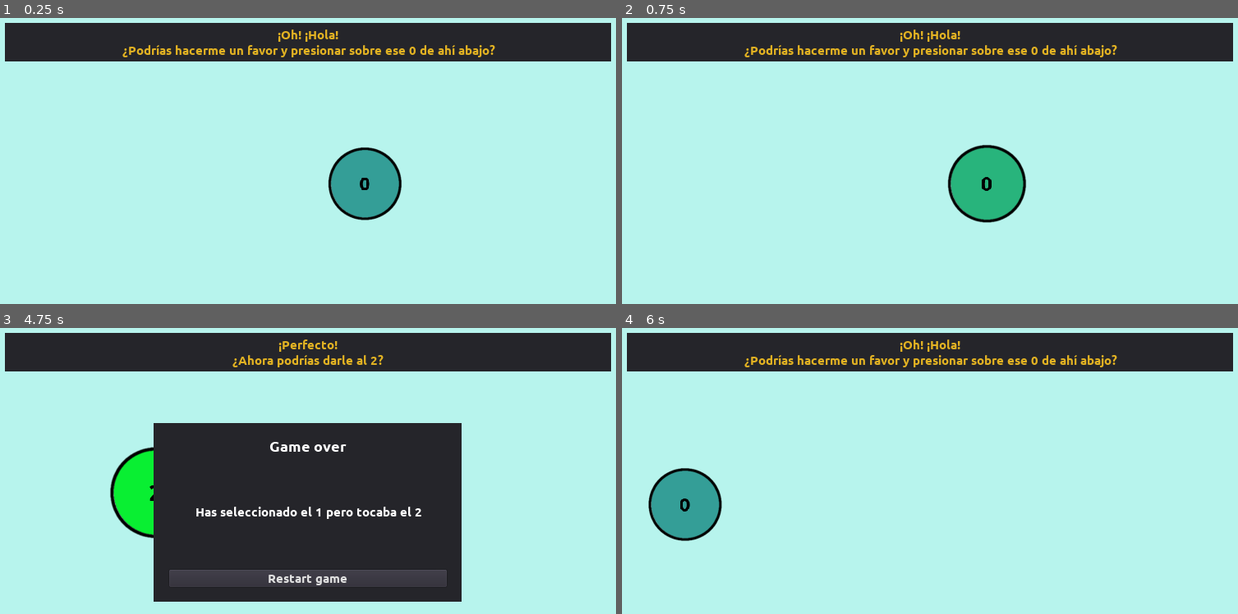
Above: before the commit, frames 1-4 (two rows, left to right).
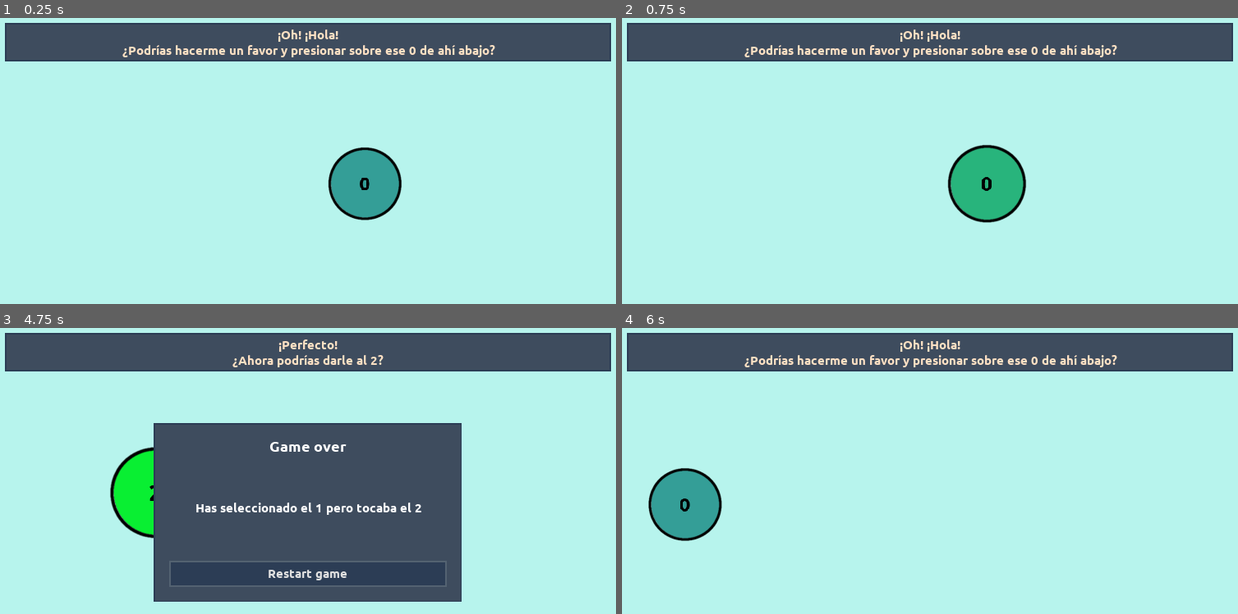
Above: after the commit, the same moments.

Repository: moisesjbc/contando-hasta-100
Game: Godot game, scene res://gameplay/main/main.tscn
Same seed, same stepped clock (60 frames per second), same inputs: the game is played once before the commit and once after it.
Inputs (mouse positions are in pixels of both pictures, inside the frame that each line leads up to):
- Up to frame 1 (0.25 s): no input
- Up to frame 2 (0.75 s): tap Enter at 0.5 s; move the mouse to (985, 183) at 0.52 s; click (985, 183) at 0.67 s
- Up to frame 3 (4.75 s): move the mouse to (178, 531) at 1.27 s; click (178, 531) at 1.42 s; tap Space at 2 s; move the mouse to (375, 430) at 2.02 s; click (375, 430) at 2.17 s; move the mouse to (277, 585) at 2.77 s; click (277, 585) at 2.92 s; tap Enter at 3.5 s; move the mouse to (166, 559) at 3.52 s; click (166, 559) at 3.67 s; move the mouse to (154, 493) at 4.27 s; click (154, 493) at 4.42 s
- Up to frame 4 (6 s): click "Restart game" at 5 s; tap Space at 5.75 s; move the mouse to (960, 511) at 5.77 s; click (960, 511) at 5.92 s

The runs differ from the first frame. In frame 1, 13% of the frame differs, in the area x 0-100%, y 1-16%; in frame 2, 13%; in frame 3, 42%, in the area x 0-100%, y 1-96%; in frame 4, 13%.

Commit message:
Add styles for panels and button

Diff:
--- a/godot-project/gameplay/gui/game_over_screen/game_over_screen.tscn
+++ b/godot-project/gameplay/gui/game_over_screen/game_over_screen.tscn
@@ -1,8 +1,16 @@
-[gd_scene load_steps=7 format=2]
+[gd_scene load_steps=8 format=2]
 
 [ext_resource path="res://fonts/Ubuntu-B.ttf" type="DynamicFontData" id=1]
 [ext_resource path="res://gui/button/button.tscn" type="PackedScene" id=2]
 [ext_resource path="res://gameplay/gui/game_over_screen/game_over_screen.gd" type="Script" id=3]
+
+[sub_resource type="StyleBoxFlat" id=4]
+bg_color = Color( 0.243137, 0.298039, 0.368627, 1 )
+border_width_left = 3
+border_width_top = 3
+border_width_right = 3
+border_width_bottom = 3
+border_color = Color( 0.172549, 0.239216, 0.333333, 1 )
 
 [sub_resource type="DynamicFont" id=1]
 size = 30
@@ -27,6 +35,7 @@
 margin_right = 940.0
 margin_bottom = 535.0
 rect_min_size = Vector2( 600, 350 )
+custom_styles/panel = SubResource( 4 )
 
 [node name="margin_container" type="MarginContainer" parent="panel"]
 anchor_right = 1.0
@@ -53,7 +62,7 @@
 [node name="summary" type="Label" parent="panel/margin_container/vbox_container"]
 margin_top = 44.0
 margin_right = 540.0
-margin_bottom = 139.0
+margin_bottom = 132.0
 size_flags_vertical = 3
 custom_fonts/font = SubResource( 2 )
 text = "¡Has llegado al 0!"
@@ -62,20 +71,16 @@
 autowrap = true
 
 [node name="taunt" type="Label" parent="panel/margin_container/vbox_container"]
-margin_top = 149.0
+margin_top = 142.0
 margin_right = 540.0
-margin_bottom = 245.0
+margin_bottom = 230.0
 size_flags_vertical = 3
-custom_colors/font_color = Color( 0.886275, 0.698039, 0.133333, 1 )
+custom_colors/font_color = Color( 0.992157, 0.878431, 0.764706, 1 )
 custom_fonts/font = SubResource( 3 )
 align = 1
 valign = 1
 autowrap = true
 
 [node name="restart_button" parent="panel/margin_container/vbox_container" instance=ExtResource( 2 )]
-pause_mode = 2
-margin_top = 255.0
-margin_right = 540.0
-margin_bottom = 290.0
 
 [connection signal="pressed" from="panel/margin_container/vbox_container/restart_button" to="." method="_on_restart_button_pressed"]
--- a/godot-project/gameplay/gui/hint_panel/hint_panel.tscn
+++ b/godot-project/gameplay/gui/hint_panel/hint_panel.tscn
@@ -1,7 +1,15 @@
-[gd_scene load_steps=4 format=2]
+[gd_scene load_steps=5 format=2]
 
 [ext_resource path="res://fonts/Ubuntu-B.ttf" type="DynamicFontData" id=1]
 [ext_resource path="res://gameplay/gui/hint_panel/hint_panel.gd" type="Script" id=2]
+
+[sub_resource type="StyleBoxFlat" id=2]
+bg_color = Color( 0.243137, 0.298039, 0.368627, 1 )
+border_width_left = 3
+border_width_top = 3
+border_width_right = 3
+border_width_bottom = 3
+border_color = Color( 0.172549, 0.239216, 0.333333, 1 )
 
 [sub_resource type="DynamicFont" id=1]
 size = 25
@@ -21,11 +29,12 @@
 margin_right = 1230.0
 margin_bottom = 85.0
 rect_min_size = Vector2( 0, 75 )
+custom_styles/panel = SubResource( 2 )
 
 [node name="hint_label" type="Label" parent="panel"]
 anchor_right = 1.0
 anchor_bottom = 1.0
-custom_colors/font_color = Color( 0.886275, 0.698039, 0.133333, 1 )
+custom_colors/font_color = Color( 0.992157, 0.878431, 0.764706, 1 )
 custom_fonts/font = SubResource( 1 )
 align = 1
 valign = 1
--- a/godot-project/gui/button/button.tscn
+++ b/godot-project/gui/button/button.tscn
@@ -1,14 +1,43 @@
-[gd_scene load_steps=3 format=2]
+[gd_scene load_steps=6 format=2]
 
 [ext_resource path="res://fonts/Ubuntu-B.ttf" type="DynamicFontData" id=1]
 
-[sub_resource type="DynamicFont" id=3]
+[sub_resource type="DynamicFont" id=8]
 size = 25
 font_data = ExtResource( 1 )
 
-[node name="button" type="Button"]
-margin_top = 155.0
-margin_right = 340.0
-margin_bottom = 190.0
-custom_fonts/font = SubResource( 3 )
+[sub_resource type="StyleBoxFlat" id=6]
+bg_color = Color( 0.290196, 0.364706, 0.462745, 1 )
+border_width_left = 3
+border_width_top = 3
+border_width_right = 3
+border_width_bottom = 3
+border_color = Color( 0.407843, 0.458824, 0.513726, 1 )
+
+[sub_resource type="StyleBoxFlat" id=7]
+bg_color = Color( 0.188235, 0.262745, 0.364706, 1 )
+border_width_left = 3
+border_width_top = 3
+border_width_right = 3
+border_width_bottom = 3
+border_color = Color( 0.407843, 0.458824, 0.513726, 1 )
+
+[sub_resource type="StyleBoxFlat" id=5]
+bg_color = Color( 0.172549, 0.239216, 0.333333, 1 )
+border_width_left = 3
+border_width_top = 3
+border_width_right = 3
+border_width_bottom = 3
+border_color = Color( 0.32549, 0.384314, 0.443137, 1 )
+
+[node name="restart_button" type="Button"]
+pause_mode = 2
+margin_top = 240.0
+margin_right = 540.0
+margin_bottom = 290.0
+rect_min_size = Vector2( 0, 50 )
+custom_fonts/font = SubResource( 8 )
+custom_styles/hover = SubResource( 6 )
+custom_styles/pressed = SubResource( 7 )
+custom_styles/normal = SubResource( 5 )
 text = "Restart game"
